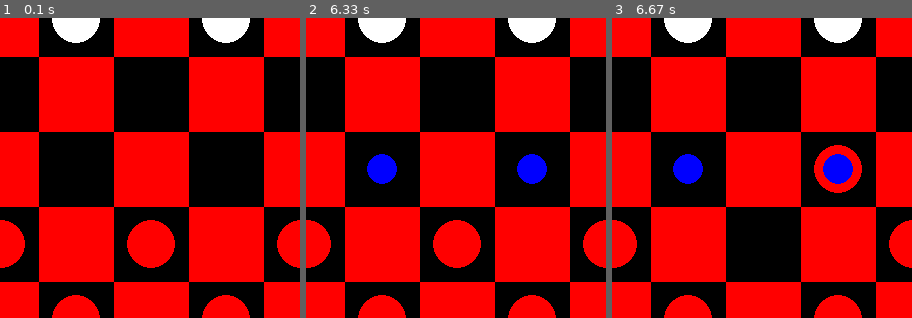
Above: before the commit, frames 1-3 (left to right).
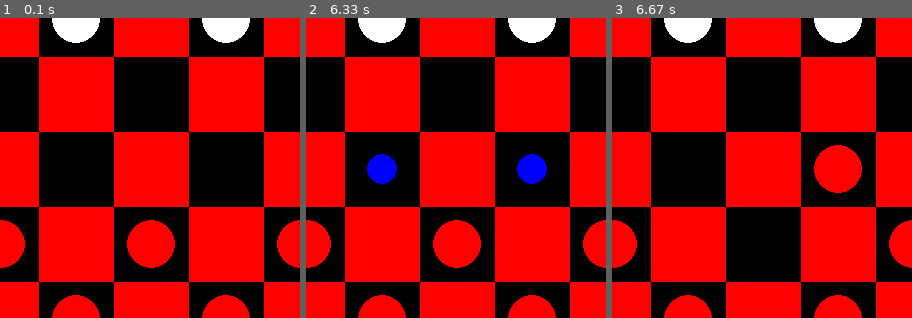
Above: after the commit, the same moments.

Repository: AmirAbaskohi/Checkers-using-pygame
Game: pygame game, started from main.py
Two runs of this game, one before a commit and one after it. Both use one fixed random seed, a clock stepped at 60 frames per second and the inputs below.
Inputs (mouse positions are % of the whole screen's width and height, from its top left):
- Up to frame 1 (0.1 s): no input
- Up to frame 2 (6.33 s): click (50, 50) at 0.38 s; click (33, 74) at 0.72 s; click (24, 81) at 1.05 s; click (25, 74) at 2.28 s; click (67, 86) at 2.62 s; click (36, 72) at 6.32 s
- Up to frame 3 (6.67 s): click (48, 60) at 6.65 s
The pictures show only the part of the screen within x 6-56%, y 31-81%; the shares and areas given below are measured in that part.

Frames 1-2 are identical in both runs. In frame 3, 1.5% of the frame differs, in the area x 20-81%, y 45-56%.

Commit message:
Win funcionality added and allow White to move

Diff:
--- a/checkers/board.py
+++ b/checkers/board.py
@@ -21,7 +21,7 @@
         piece.move(row, col)
 
         if row == ROWS - 1 or row == 0:
-            piece.make_king()
+            piece.makeKing()
             if piece.color == WHITE:
                 self.whiteKings += 1
             else:
--- a/checkers/game.py
+++ b/checkers/game.py
@@ -18,6 +18,9 @@
         self.board = Board()
         self.turn = RED
         self.validMoves = {}
+
+    def winner(self):
+        return self.board.winner()
 
     def reset(self):
         self._init()
@@ -56,6 +59,7 @@
             pygame.draw.circle(self.win, BLUE, (col * SQUARE_SIZE + SQUARE_SIZE//2, row * SQUARE_SIZE + SQUARE_SIZE//2), 15)
 
     def changeTurn(self):
+        self.validMoves = {}
         if self.turn == RED:
             self.turn = WHITE
         else:
--- a/main.py
+++ b/main.py
@@ -1,38 +1,41 @@
 import pygame
 from checkers.constants import WIDTH, HEIGHT, SQUARE_SIZE, RED
-from checkers.board import Board
 from checkers.game import Game
 
 FPS = 60
 
 WIN = pygame.display.set_mode((WIDTH, HEIGHT))
-pygame.display.set_caption('Chechers')
+pygame.display.set_caption('Checkers')
 
 def getRowColFromMouse(pos):
-	x, y = pos
-	row = y // SQUARE_SIZE
-	col = x // SQUARE_SIZE
-	return row, col
+    x, y = pos
+    row = y // SQUARE_SIZE
+    col = x // SQUARE_SIZE
+    return row, col
 
 def main():
-	run = True
-	clock = pygame.time.Clock()
-	game = Game(WIN)
+    run = True
+    clock = pygame.time.Clock()
+    game = Game(WIN)
 
-	while run:
-		clock.tick(FPS)
+    while run:
+        clock.tick(FPS)
 
-		for event in pygame.event.get():
-			if event.type == pygame.QUIT:
-				run = False
+        if game.winner() != None:
+            print(game.winner())
+            run = False
 
-			if event.type == pygame.MOUSEBUTTONDOWN:
-				pos = pygame.mouse.get_pos()
-				row, col = getRowColFromMouse(pos)
-				if game.turn == RED:
-					game.select(row, col)
+        for event in pygame.event.get():
+            if event.type == pygame.QUIT:
+                run = False
 
-		game.update()
-	pygame.quit()
+            if event.type == pygame.MOUSEBUTTONDOWN:
+                pos = pygame.mouse.get_pos()
+                row, col = getRowColFromMouse(pos)
+                game.select(row, col)
+
+        game.update()
+
+    pygame.quit()
 
 main()
